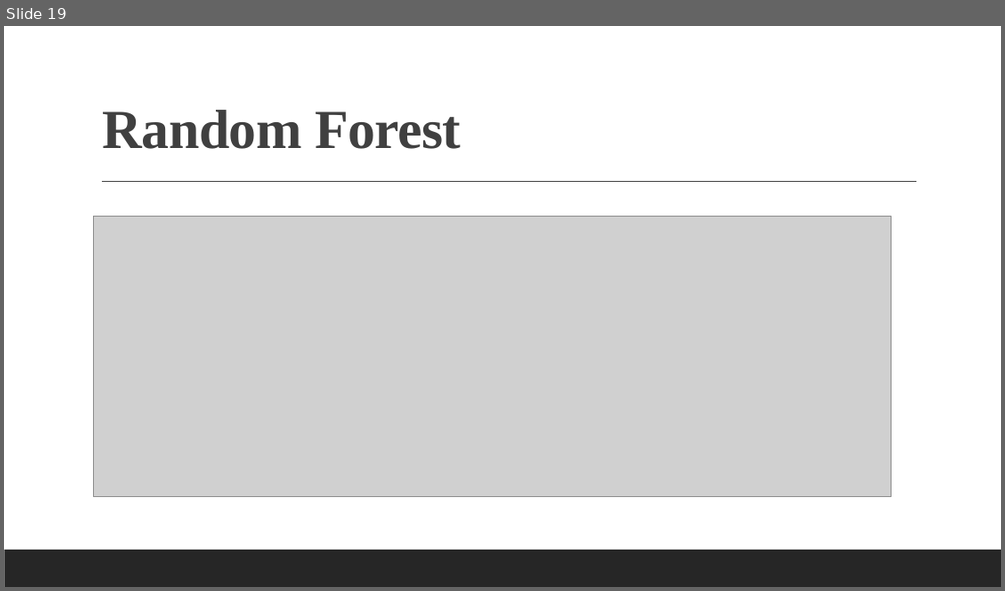
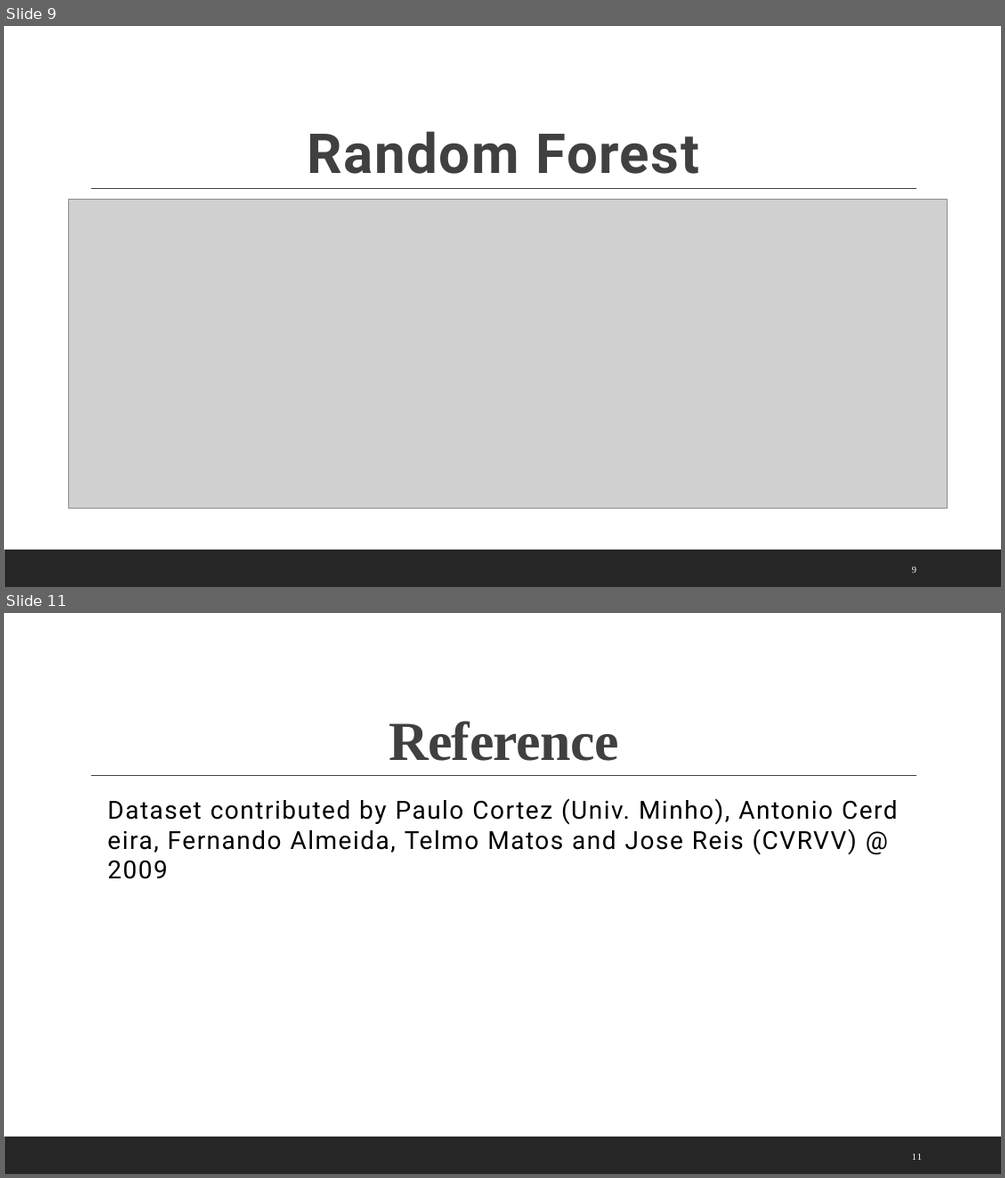
Before and after one commit to minired2154/data-mining-repo, a slide deck: report.pptx. Shown one above the other, each under a label of ours: slide 19 before the commit, slides 9 and 11 after it; the slides between them are not shown. The pictures are 1005x591 and 1005x1178 pixels, drawn with LibreOffice and Linux fonts; fonts in the diff are those of the drawing; grey boxes stand for pictures. Boxes give left, top, right and bottom in pixels: in the first picture for what was removed or moved away, otherwise in the second. Text is boxed around its words. In the diff, an @@ line names an element or a change of style, - is before the commit and + after.

```diff
--- a/report.pptx
+++ b/report.pptx
@@ slide 11 added at [4,613,1001,1174], background #FFFFFF; not listed: 2 template elements that a slide beside it also shows @@
@@ title added at [388,721,619,761], 53 pt, text #404040, bold @@
+Reference
@@ text added at [107,798,857,879], 24 pt, text #000000 @@
+  Dataset contributed by Paulo Cortez (Univ. Minho), Antonio Cerdeira, Fernando Almeida, Telmo Matos and Jose Reis (CVRVV) @ 2009
@@ page number added at [912,1153,922,1159], 9 pt, text #FFFFFF @@
+11
@@ what was slide 19 is now slide 9 @@
@@ slide 9 changed as well @@
@@ title "Random Forest": place and size @@
-title "Random Forest" at [103,110,461,149]
+title "Random Forest" at [307,131,699,174]
@@ title "Random Forest" at [307,131,699,174]: font Times New Roman to Roboto, letter spacing -0.5 to 1.3 pt; alignment left to centre @@
@@ picture: place and size @@
-picture at [94,216,890,496]
+picture at [69,199,947,507]
@@ line moved from (102, 182) - (917, 182) to (91, 188) - (916, 188) @@
@@ page number added at [912,566,916,572], 9 pt, text #FFFFFF @@
+9
```
Also in this commit, not shown: 7 other slides changed, 3 other slides added, 11 slides removed, 1 other file.
